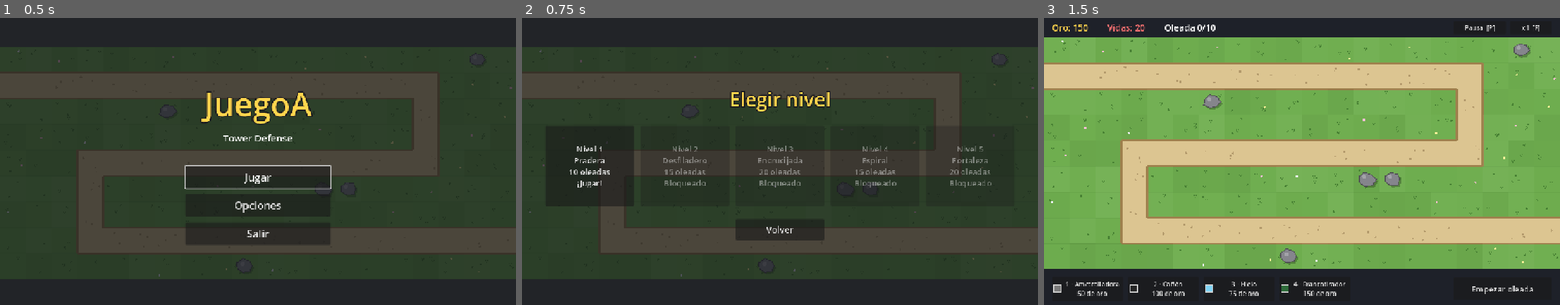
Above: before the commit, frames 1-3 (left to right).
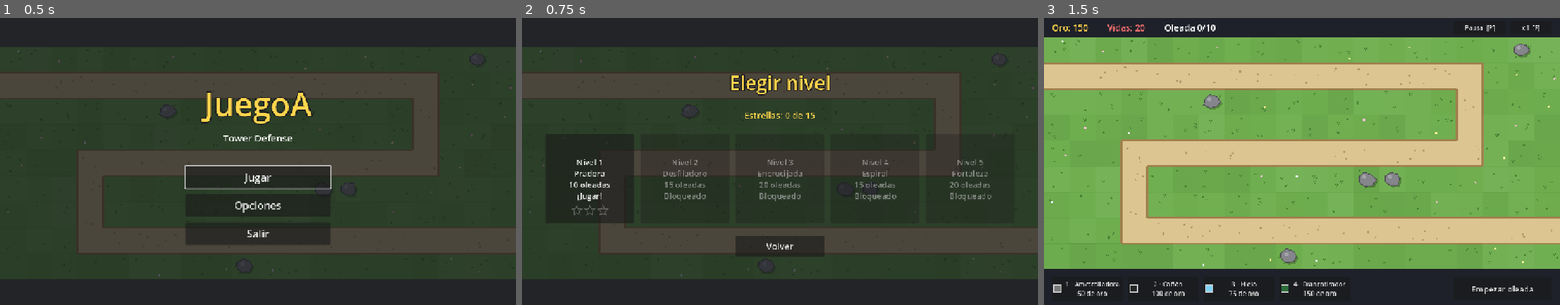
Above: after the commit, the same moments.

Repository: pasaporteN25/MonstersAndCanons
Game: Godot game, scene res://scenes/ui/main_menu.tscn
The game is run twice, just before and just after one commit, with the same random seed, the same clock (stepped at 60 frames per second) and the same inputs.
Inputs:
- Up to frame 1 (0.5 s): no input
- Up to frame 2 (0.75 s): click "Jugar" at 0.5 s
- Up to frame 3 (1.5 s): click "Nivel 1 Pradera 10 oleadas ¡J…" at 1.25 s

Frame 1 is identical in both runs. In frame 2, 4.9% of the frame differs, in the area x 9-91%, y 19-82%; in frame 3, nothing differs.

Commit message:
T64: estrellas por nivel
- Rules.stars_for: 3 estrellas con el 90 % de las vidas, 2 con el 50 %,
  1 si se ganó (umbrales en balance.tres)
- StarsDisplay: estrellas dibujadas por código
- pantalla de victoria con estrellas; tarjetas de nivel con estrellas
  y total de la campaña ("Estrellas: 5 de 15")
- se calculan con la mejor cantidad de vidas: el guardado no cambia
- tests de umbrales, pantalla de victoria y selección de nivel

Co-Authored-By: Claude Opus 5.5 <noreply@anthropic.com>

Diff:
--- a/data/balance.tres
+++ b/data/balance.tres
@@ -9,3 +9,5 @@
 sell_refund_percent = 70
 countdown_seconds = 15.0
 health_scale_percent_per_wave = 40
+star_3_lives_percent = 90
+star_2_lives_percent = 50
--- a/scenes/game/game.gd
+++ b/scenes/game/game.gd
@@ -278,7 +278,8 @@
 	var in_campaign: bool = GameFlow.current_level() != null
 	if state == LevelSession.State.WON:
 		GameFlow.level_won(session.lives)  # RF-112 y RF-115: desbloquea y guarda
-		end_screen.show_victory(session.lives, GameFlow.has_next_level(), in_campaign)
+		var stars: int = Rules.stars_for(session.lives, level_data.starting_lives, balance)  # RF-93
+		end_screen.show_victory(session.lives, stars, GameFlow.has_next_level(), in_campaign)
 		Audio.play(&"victory")
 	else:
 		end_screen.show_defeat(session.wave, session.total_waves, in_campaign)
--- a/scenes/ui/end_screen.gd
+++ b/scenes/ui/end_screen.gd
@@ -7,6 +7,7 @@
 signal levels_pressed
 
 @onready var _title: Label = %Title
+@onready var _stars: StarsDisplay = %Stars
 @onready var _detail: Label = %Detail
 @onready var _retry_button: Button = %RetryButton
 @onready var _next_button: Button = %NextButton
@@ -22,8 +23,10 @@
 
 ## `has_next`: hay un nivel siguiente (y se juega desde la campaña).
 ## `in_campaign`: se llegó desde el menú; si no (F6, tests), no hay a dónde volver.
-func show_victory(lives_left: int, has_next: bool, in_campaign: bool) -> void:
+func show_victory(lives_left: int, stars: int, has_next: bool, in_campaign: bool) -> void:
 	_title.text = "¡Victoria!"
+	_stars.count = stars  # RF-93
+	_stars.visible = true
 	_title.add_theme_color_override("font_color", Color(1, 0.84, 0.3))
 	_detail.text = "Vidas restantes: %d" % lives_left
 	_next_button.visible = has_next
@@ -33,6 +36,7 @@
 
 func show_defeat(wave: int, total_waves: int, in_campaign: bool) -> void:
 	_title.text = "Derrota"
+	_stars.visible = false
 	_title.add_theme_color_override("font_color", Color(1, 0.45, 0.45))
 	_detail.text = "Llegaste a la oleada %d de %d" % [wave, total_waves]
 	_next_button.visible = false
--- a/scenes/ui/end_screen.tscn
+++ b/scenes/ui/end_screen.tscn
@@ -2,6 +2,7 @@
 
 [ext_resource type="Script" path="res://scenes/ui/end_screen.gd" id="1_end"]
 [ext_resource type="StyleBox" path="res://assets/ui/panel_style.tres" id="9_style"]
+[ext_resource type="Script" path="res://scenes/ui/stars_display.gd" id="10_stars"]
 
 [node name="EndScreen" type="CanvasLayer"]
 layer = 10
@@ -46,6 +47,13 @@
 text = "Título"
 horizontal_alignment = 1
 
+[node name="Stars" type="Control" parent="Dim/Center/Panel/Margin/Rows"]
+unique_name_in_owner = true
+layout_mode = 2
+size_flags_horizontal = 4
+script = ExtResource("10_stars")
+star_size = 44.0
+
 [node name="Detail" type="Label" parent="Dim/Center/Panel/Margin/Rows"]
 unique_name_in_owner = true
 layout_mode = 2
--- a/scenes/ui/level_select.gd
+++ b/scenes/ui/level_select.gd
@@ -1,18 +1,22 @@
 # Selección de nivel (RF-111, RF-112): una tarjeta por nivel de la campaña.
-# Los bloqueados no se pueden elegir; los completados muestran su mejor resultado.
+# Los bloqueados no se pueden elegir; los completados muestran sus estrellas (RF-93)
+# y su mejor resultado. Arriba, el total de estrellas de la campaña.
 extends Control
 
 ## 5 tarjetas de 220 px + 4 espacios de 16 px = 1164 px: entran en los 1280 de la pantalla.
-const CARD_SIZE := Vector2(220, 200)
+const CARD_SIZE := Vector2(220, 220)
+const CARD_STAR_SIZE: float = 26.0
 
 @onready var _cards: HBoxContainer = %Cards
 @onready var _back_button: Button = %BackButton
+@onready var _total_stars: Label = %TotalStars
 
 
 func _ready() -> void:
 	_back_button.pressed.connect(GameFlow.go_to_main_menu)
 	for i: int in GameFlow.level_count():
 		_cards.add_child(_make_card(i))
+	_total_stars.text = "Estrellas: %d de %d" % [GameFlow.total_stars(), GameFlow.max_stars()]
 	Audio.add_click_sounds(self)
 
 
@@ -28,10 +32,19 @@
 	var card := Button.new()
 	card.custom_minimum_size = CARD_SIZE
 	card.add_theme_font_size_override("font_size", 20)
-	card.text = "Nivel %d\n%s\n%d oleadas\n\n%s" % [
+	card.text = "Nivel %d\n%s\n%d oleadas\n%s\n\n" % [
 		index + 1, level.display_name, level.waves.size(), status_text(index)]
 	card.disabled = not GameFlow.is_level_unlocked(index)
 	card.pressed.connect(GameFlow.start_level.bind(index))
+	# RF-93: estrellas abajo de la tarjeta (huecas si todavía no se ganó).
+	var stars := StarsDisplay.new()
+	stars.star_size = CARD_STAR_SIZE
+	stars.count = GameFlow.level_stars(index)
+	stars.visible = GameFlow.is_level_unlocked(index)
+	# Posición a mano: la tarjeta todavía no tiene su tamaño final al crearla.
+	stars.size = stars.custom_minimum_size
+	stars.position = Vector2((CARD_SIZE.x - stars.size.x) / 2.0, CARD_SIZE.y - CARD_STAR_SIZE - 18.0)
+	card.add_child(stars)
 	return card
 
 
@@ -41,5 +54,5 @@
 	if not GameFlow.is_level_unlocked(index):
 		return "Bloqueado"
 	if SaveManager.is_completed(id):
-		return "Completado\nMejor: %d vidas" % SaveManager.best_lives(id)
+		return "Mejor: %d vidas" % SaveManager.best_lives(id)
 	return "¡Jugar!"
--- a/scenes/ui/level_select.tscn
+++ b/scenes/ui/level_select.tscn
@@ -46,6 +46,14 @@
 text = "Elegir nivel"
 horizontal_alignment = 1
 
+[node name="TotalStars" type="Label" parent="Center/Rows"]
+unique_name_in_owner = true
+layout_mode = 2
+theme_override_colors/font_color = Color(1, 0.84, 0.3, 1)
+theme_override_font_sizes/font_size = 22
+text = "Estrellas: 0 de 15"
+horizontal_alignment = 1
+
 [node name="Cards" type="HBoxContainer" parent="Center/Rows"]
 unique_name_in_owner = true
 layout_mode = 2
--- /dev/null
+++ b/scenes/ui/stars_display.gd
@@ -0,0 +1,53 @@
+# Muestra de 0 a 3 estrellas (RF-93). Se dibujan con código porque la fuente
+# del juego podría no tener el símbolo ★. Las ganadas, doradas; las que faltan, huecas.
+class_name StarsDisplay
+extends Control
+
+const GOLD := Color(1.0, 0.84, 0.3)
+const EMPTY := Color(1, 1, 1, 0.25)
+const MAX_STARS: int = 3
+
+## Tamaño de cada estrella, en píxeles.
+@export var star_size: float = 36.0:
+	set(value):
+		star_size = value
+		_update_size()
+@export var count: int = 0:
+	set(value):
+		count = clampi(value, 0, MAX_STARS)
+		queue_redraw()
+
+
+func _ready() -> void:
+	mouse_filter = Control.MOUSE_FILTER_IGNORE
+	_update_size()
+
+
+func _update_size() -> void:
+	custom_minimum_size = Vector2(star_size * MAX_STARS + star_size * 0.25 * (MAX_STARS - 1), star_size)
+	queue_redraw()
+
+
+func _draw() -> void:
+	# Centradas en el espacio que tenga el control.
+	var total_width: float = custom_minimum_size.x
+	var start_x: float = (size.x - total_width) / 2.0 + star_size / 2.0
+	for i: int in MAX_STARS:
+		var center := Vector2(start_x + i * star_size * 1.25, size.y / 2.0)
+		var points: PackedVector2Array = _star_points(center, star_size / 2.0)
+		if i < count:
+			draw_colored_polygon(points, GOLD)
+			points.append(points[0])
+			draw_polyline(points, GOLD.darkened(0.45), 2.0)
+		else:
+			points.append(points[0])
+			draw_polyline(points, EMPTY, 2.0)
+
+
+## Estrella de 5 puntas: alterna un radio largo (puntas) y uno corto (entrantes).
+func _star_points(center: Vector2, radius: float) -> PackedVector2Array:
+	var points := PackedVector2Array()
+	for i: int in 10:
+		var r: float = radius if i % 2 == 0 else radius * 0.45
+		points.append(center + Vector2.from_angle(-PI / 2.0 + TAU * i / 10.0) * r)
+	return points
--- a/scripts/autoload/game_flow.gd
+++ b/scripts/autoload/game_flow.gd
@@ -3,6 +3,7 @@
 extends Node
 
 const CAMPAIGN: CampaignData = preload("res://data/campaign.tres")
+const BALANCE: BalanceConfig = preload("res://data/balance.tres")
 const MAIN_MENU_SCENE: String = "res://scenes/ui/main_menu.tscn"
 const LEVEL_SELECT_SCENE: String = "res://scenes/ui/level_select.tscn"
 const GAME_SCENE: String = "res://scenes/game/game.tscn"
@@ -55,6 +56,26 @@
 	return index == 0 or SaveManager.is_unlocked(level(index).id)
 
 
+## RF-93: estrellas conseguidas en un nivel (0 si nunca se ganó).
+## No se guardan aparte: salen de la mejor cantidad de vidas, que sí se guarda.
+func level_stars(index: int) -> int:
+	var lvl: LevelData = level(index)
+	if not SaveManager.is_completed(lvl.id):
+		return 0
+	return Rules.stars_for(SaveManager.best_lives(lvl.id), lvl.starting_lives, BALANCE)
+
+
+func total_stars() -> int:
+	var total: int = 0
+	for i: int in level_count():
+		total += level_stars(i)
+	return total
+
+
+func max_stars() -> int:
+	return level_count() * StarsDisplay.MAX_STARS
+
+
 func current_level() -> LevelData:
 	return null if current_index < 0 else level(current_index)
 
--- a/scripts/data/balance_config.gd
+++ b/scripts/data/balance_config.gd
@@ -14,3 +14,7 @@
 @export var countdown_seconds: float = 0.0
 ## Porcentaje de vida extra que gana cada enemigo por cada oleada (RF-36).
 @export var health_scale_percent_per_wave: int = 0
+## RF-93: % de las vidas iniciales que hay que conservar para ganar 3 estrellas.
+@export_range(0, 100) var star_3_lives_percent: int = 0
+## RF-93: % de las vidas iniciales que hay que conservar para ganar 2 estrellas.
+@export_range(0, 100) var star_2_lives_percent: int = 0
--- a/scripts/logic/rules.gd
+++ b/scripts/logic/rules.gd
@@ -38,6 +38,18 @@
 	return floori(total_invested * cfg.sell_refund_percent / 100.0)
 
 
+## RF-93: estrellas (0 a 3) según las vidas que quedaron al ganar.
+## 0 = no se ganó (sin vidas). Cuentas con enteros para no tener errores de redondeo (D-013).
+static func stars_for(lives_left: int, starting_lives: int, cfg: BalanceConfig) -> int:
+	if lives_left <= 0:
+		return 0
+	if lives_left * 100 >= cfg.star_3_lives_percent * starting_lives:
+		return 3
+	if lives_left * 100 >= cfg.star_2_lives_percent * starting_lives:
+		return 2
+	return 1
+
+
 ## RF-60 y Jefe: ralentización que realmente sufre un enemigo según su resistencia.
 static func effective_slow(slow_amount: float, slow_resistance: float) -> float:
 	return slow_amount * (1.0 - slow_resistance)
--- a/tests/test_menus_and_flow.gd
+++ b/tests/test_menus_and_flow.gd
@@ -104,4 +104,43 @@
 	SaveManager.record_victory(&"level_01", 17)
 	var select: Control = (load("res://scenes/ui/level_select.tscn") as PackedScene).instantiate()
 	add_child_autofree(select)
-	assert_eq(select.status_text(0), "Completado\nMejor: 17 vidas", "RF-111")
+	assert_eq(select.status_text(0), "Mejor: 17 vidas", "RF-111 (las estrellas se ven abajo)")
+
+
+# --- Estrellas (RF-93, RF-111) ---
+
+func test_victory_screen_shows_stars() -> void:
+	var game: Game = GAME_SCENE.instantiate()
+	add_child_autofree(game)
+	game.session.lose_lives(3)  # quedan 17 → 2 estrellas
+	for i: int in game.session.total_waves:
+		game.session.begin_wave()
+		game.session.complete_wave()
+	var stars: StarsDisplay = game.end_screen.get_node("%Stars")
+	assert_true(stars.visible)
+	assert_eq(stars.count, 2)
+
+
+func test_defeat_screen_hides_stars() -> void:
+	var game: Game = GAME_SCENE.instantiate()
+	add_child_autofree(game)
+	game.session.lose_lives(100)
+	assert_false((game.end_screen.get_node("%Stars") as StarsDisplay).visible)
+
+
+func test_level_stars_come_from_best_lives() -> void:
+	assert_eq(GameFlow.level_stars(0), 0, "sin ganar")
+	SaveManager.record_victory(&"level_01", 12)
+	assert_eq(GameFlow.level_stars(0), 2)
+	SaveManager.record_victory(&"level_01", 19)
+	assert_eq(GameFlow.level_stars(0), 3, "cuenta el mejor resultado")
+	assert_eq(GameFlow.total_stars(), 3)
+	assert_eq(GameFlow.max_stars(), GameFlow.level_count() * 3)
+
+
+func test_level_select_shows_total_stars() -> void:
+	SaveManager.record_victory(&"level_01", 20)
+	var select: Control = (load("res://scenes/ui/level_select.tscn") as PackedScene).instantiate()
+	add_child_autofree(select)
+	assert_eq((select.get_node("%TotalStars") as Label).text,
+		"Estrellas: 3 de %d" % GameFlow.max_stars())
--- a/tests/test_rules.gd
+++ b/tests/test_rules.gd
@@ -90,3 +90,20 @@
 func test_tiles_to_px() -> void:
 	assert_eq(Rules.tiles_to_px(3.0), 192.0)
 	assert_eq(Rules.tiles_to_px(0.5), 32.0)
+
+
+# --- RF-93: estrellas ---
+
+func test_star_thresholds_match_spec() -> void:
+	assert_eq(cfg.star_3_lives_percent, 90, "RF-93")
+	assert_eq(cfg.star_2_lives_percent, 50, "RF-93")
+
+
+func test_stars_for() -> void:
+	assert_eq(Rules.stars_for(20, 20, cfg), 3)
+	assert_eq(Rules.stars_for(18, 20, cfg), 3, "90 % justo")
+	assert_eq(Rules.stars_for(17, 20, cfg), 2)
+	assert_eq(Rules.stars_for(10, 20, cfg), 2, "50 % justo")
+	assert_eq(Rules.stars_for(9, 20, cfg), 1)
+	assert_eq(Rules.stars_for(1, 20, cfg), 1, "ganar con 1 vida también da una estrella")
+	assert_eq(Rules.stars_for(0, 20, cfg), 0, "sin vidas no se ganó")
Not shown, added: scenes/ui/stars_display.gd.uid
Not shown, changed: specs/03-tareas.md
